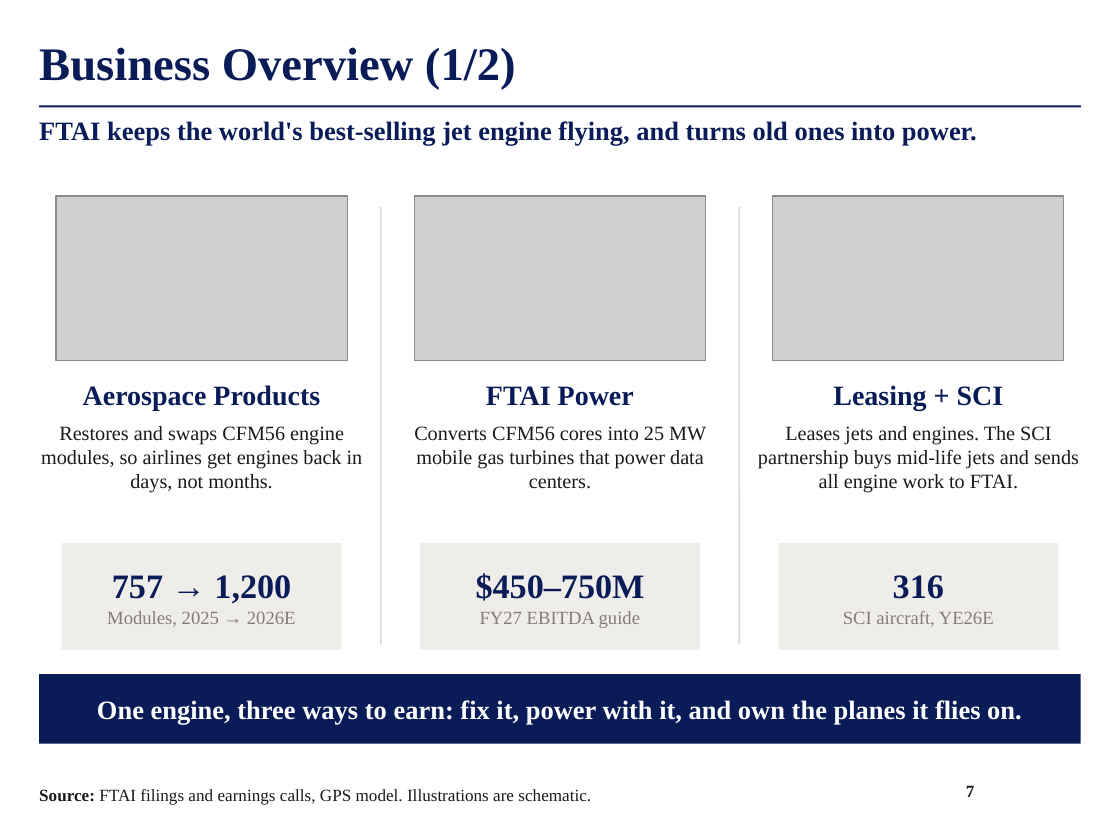
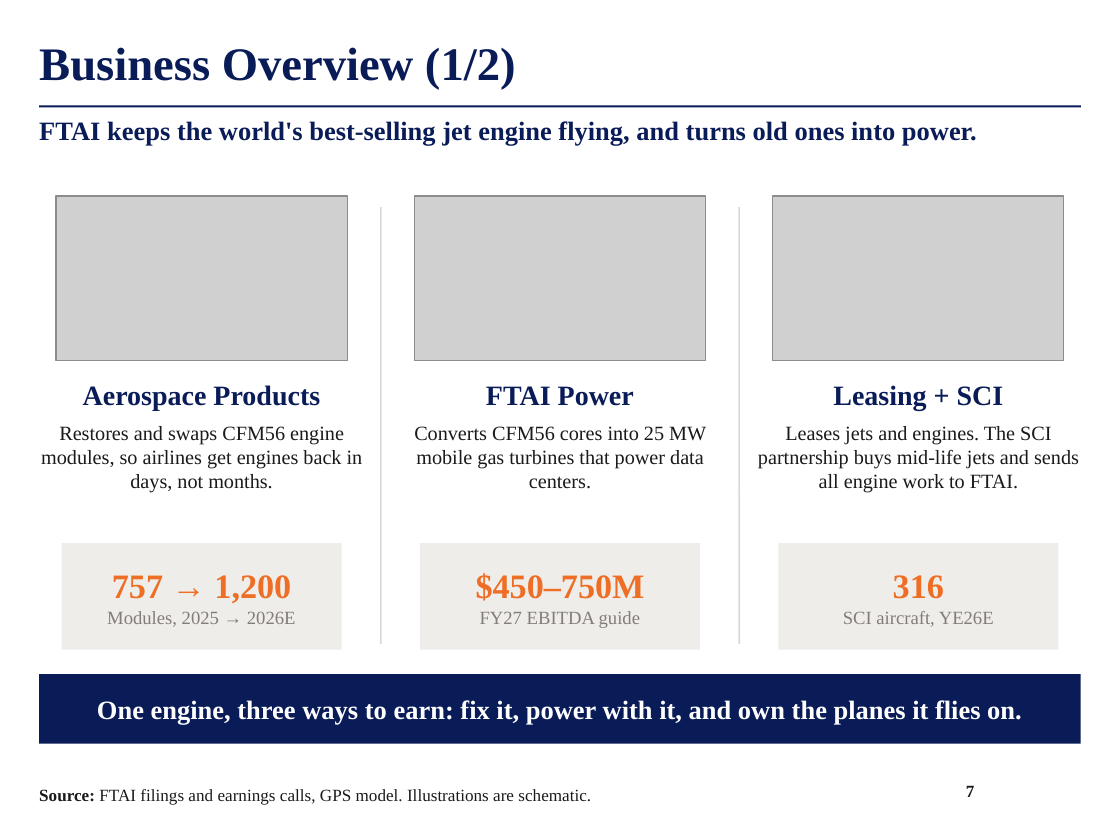
Before and after one commit to maxlsmls-dot/SPOT, a slide deck: slide 7 of deck/FTAI_Long_Pitch.pptx. Drawn at 1120x840 pixels with LibreOffice and Linux fonts; fonts in the diff are those of the drawing; grey boxes stand for pictures; background and template pictures are left out. Boxes give left, top, right and bottom in pixels: in the first picture for what was removed or moved away, otherwise in the second. Text is boxed around its words. In the diff, an @@ line names an element or a change of style, - is before the commit and + after.

```diff
--- a/deck/FTAI_Long_Pitch.pptx
+++ b/deck/FTAI_Long_Pitch.pptx
@@ text in rectangle at box(112, 575, 291, 603): text colour #0A1C58 to #EE6E25 in "757 → 1,200" @@
@@ text in rectangle at box(476, 573, 645, 601): text colour #0A1C58 to #EE6E25 in "$450–750M" @@
@@ text in rectangle at box(893, 575, 944, 599): text colour #0A1C58 to #EE6E25 in "316" @@
```
Also in this commit, not shown: 10 other slides changed, 5 other files.
